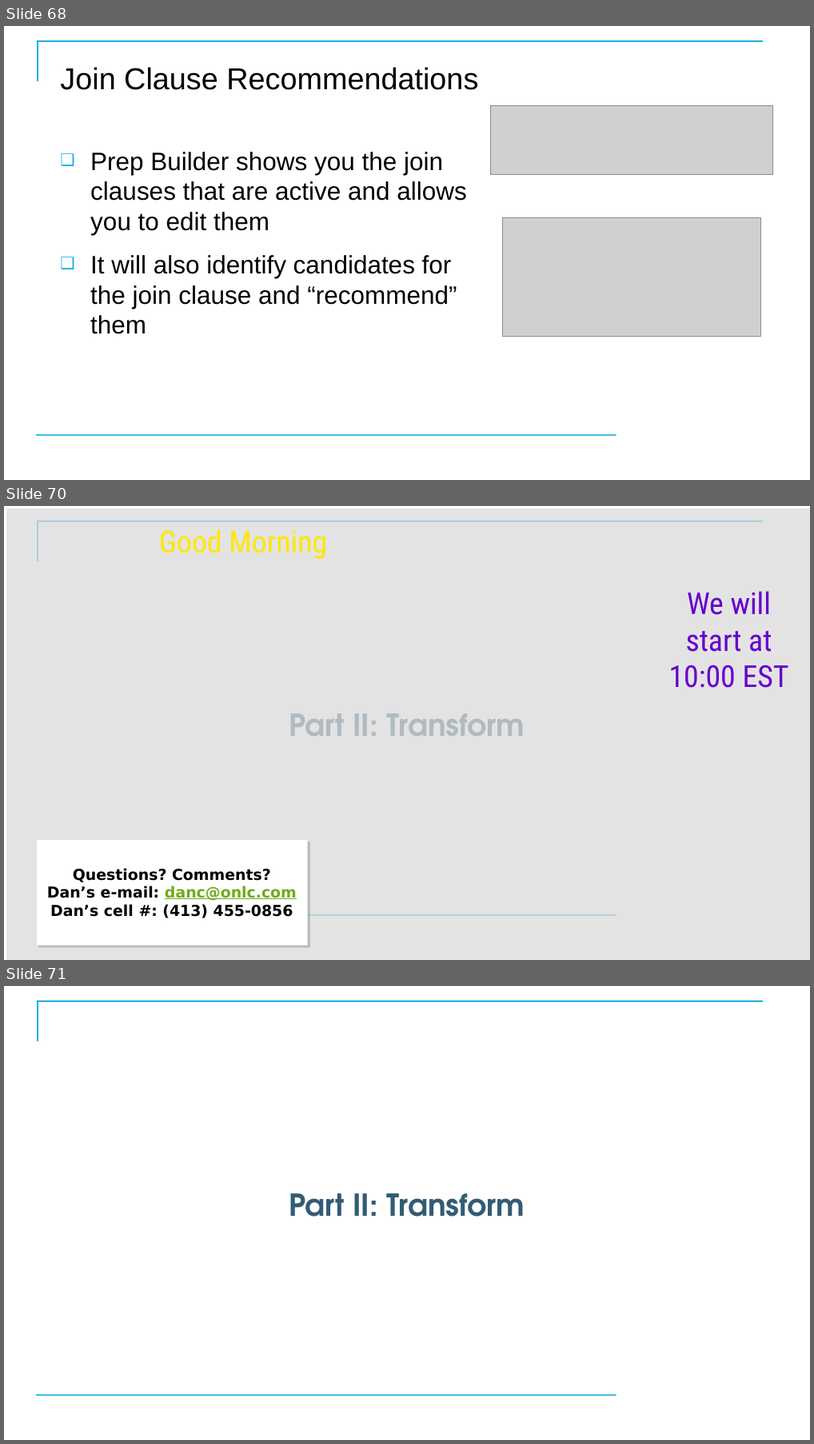
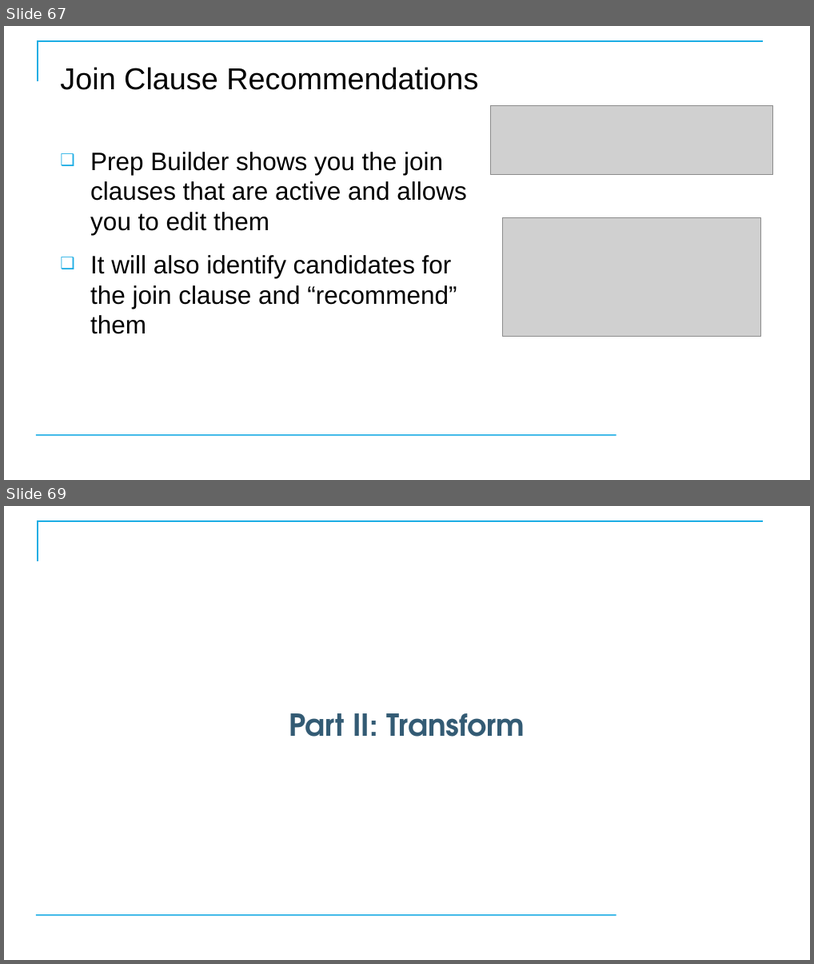
Before and after one commit to CostelloTechnicalConsulting/XTBP10---Tableau-Prep-Introduction, a slide deck: ppt/TableauPrepBuilderIntroV1_2.pptx. Shown one above the other, each under a label of ours: slides 68, 70 and 71 before the commit, slides 67 and 69 after it; the slides between them are not shown. The pictures are 814x1444 and 814x964 pixels, drawn with LibreOffice and Linux fonts; fonts in the diff are those of the drawing; grey boxes stand for pictures; background and template pictures are left out. Boxes give left, top, right and bottom in pixels: in the first picture for what was removed or moved away, otherwise in the second. Text is boxed around its words. In the diff, an @@ line names an element or a change of style, - is before the commit and + after.

```diff
--- a/ppt/TableauPrepBuilderIntroV1_2.pptx
+++ b/ppt/TableauPrepBuilderIntroV1_2.pptx
@@ slide 70 removed at [4, 506, 810, 960], background #FFFFFF; not listed: 2 template elements that a slide beside it also shows @@
@@ rectangle removed at [4, 506, 810, 960] @@
@@ text removed at [159, 529, 327, 559] @@
-Good Morning
@@ text removed at [670, 591, 790, 688] @@
-We will
-start at
-10:00 EST
@@ title removed at [289, 713, 526, 736] @@
-Part II: Transform
@@ rectangle removed at [37, 840, 308, 944] @@
-Questions? Comments?
-Dan’s e-mail: danc@onlc.com
-Dan’s cell #: (413) 455-0856
@@ what was slide 68 is now slide 67 @@
@@ what was slide 71 is now slide 69 @@
```
Also in this commit, not shown: 9 slides changed, 1 other slide removed.
